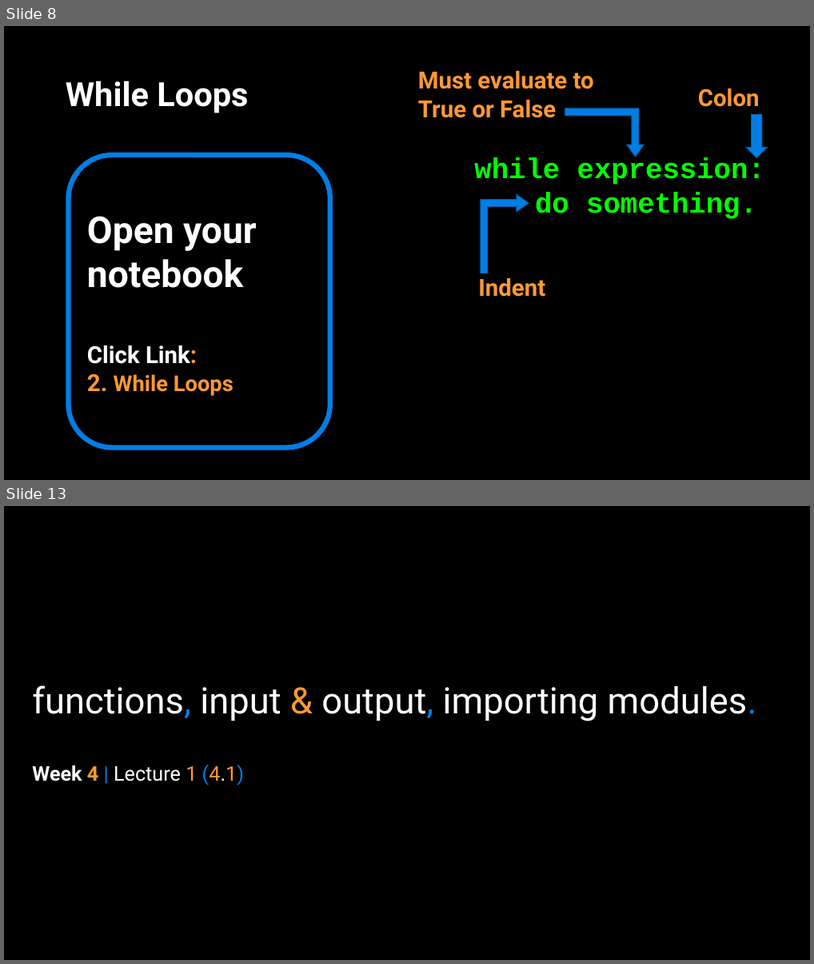
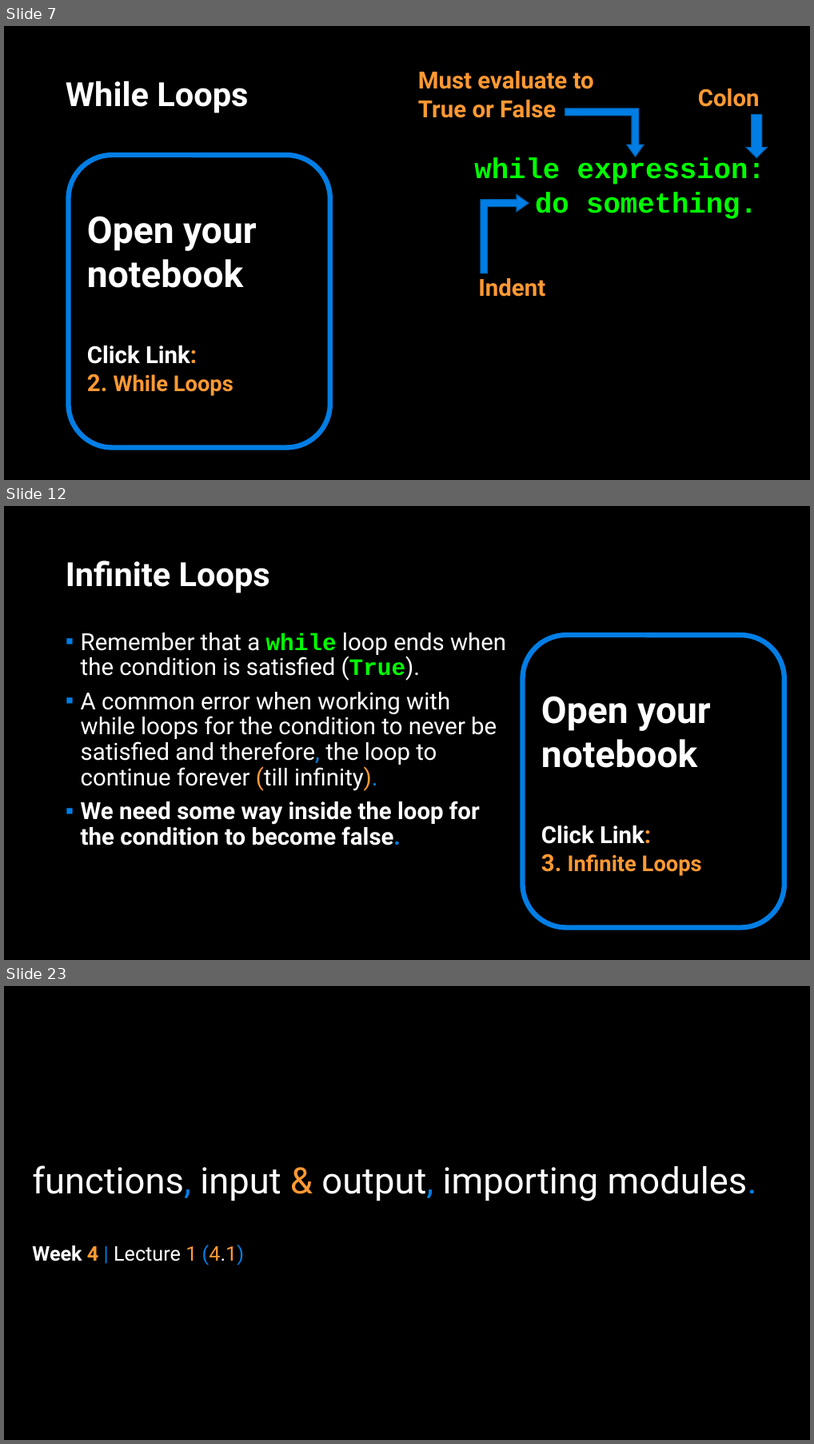
Before and after one commit to APS106/APS106-winter-2022-material, a slide deck: lectures/week4/lecture1/slides/week4_lecture1.pptx. Shown one above the other, each under a label of ours: slides 8 and 13 before the commit, slides 7, 12 and 23 after it; the slides between them are not shown. The pictures are 814x964 and 814x1444 pixels, drawn with LibreOffice and Linux fonts; fonts in the diff are those of the drawing; background and template pictures are left out. Boxes give left, top, right and bottom in pixels: in the first picture for what was removed or moved away, otherwise in the second. Text is boxed around its words. In the diff, an @@ line names an element or a change of style, - is before the commit and + after.

```diff
--- a/lectures/week4/lecture1/slides/week4_lecture1.pptx
+++ b/lectures/week4/lecture1/slides/week4_lecture1.pptx
@@ slide 12 added at (4, 506, 810, 960), background picture (left out) @@
@@ title added at (66, 560, 270, 593), 39.6 pt, text #FFFFFF, bold @@
+Infinite Loops
@@ text added at (81, 632, 506, 845), 28 pt, text #FFFFFF @@
+▪ Remember that a while loop ends when the condition is satisfied (True).
+▪ A common error when working with while loops for the condition to never be satisfied and therefore, the loop to continue forever (till infinity).
+▪ We need some way inside the loop for the condition to become false.
@@ rounded rectangle added at (523, 635, 785, 927), outline #017EE5 6 pt, 44 pt, text #FFFFFF, bold @@
+Open your notebook
+Click Link:
+3. Infinite Loops
@@ what was slide 8 is now slide 7 @@
@@ what was slide 13 is now slide 23 @@
```
Also in this commit, not shown: 6 slides changed, 10 other slides added, 1 slide removed, 7 other files.
